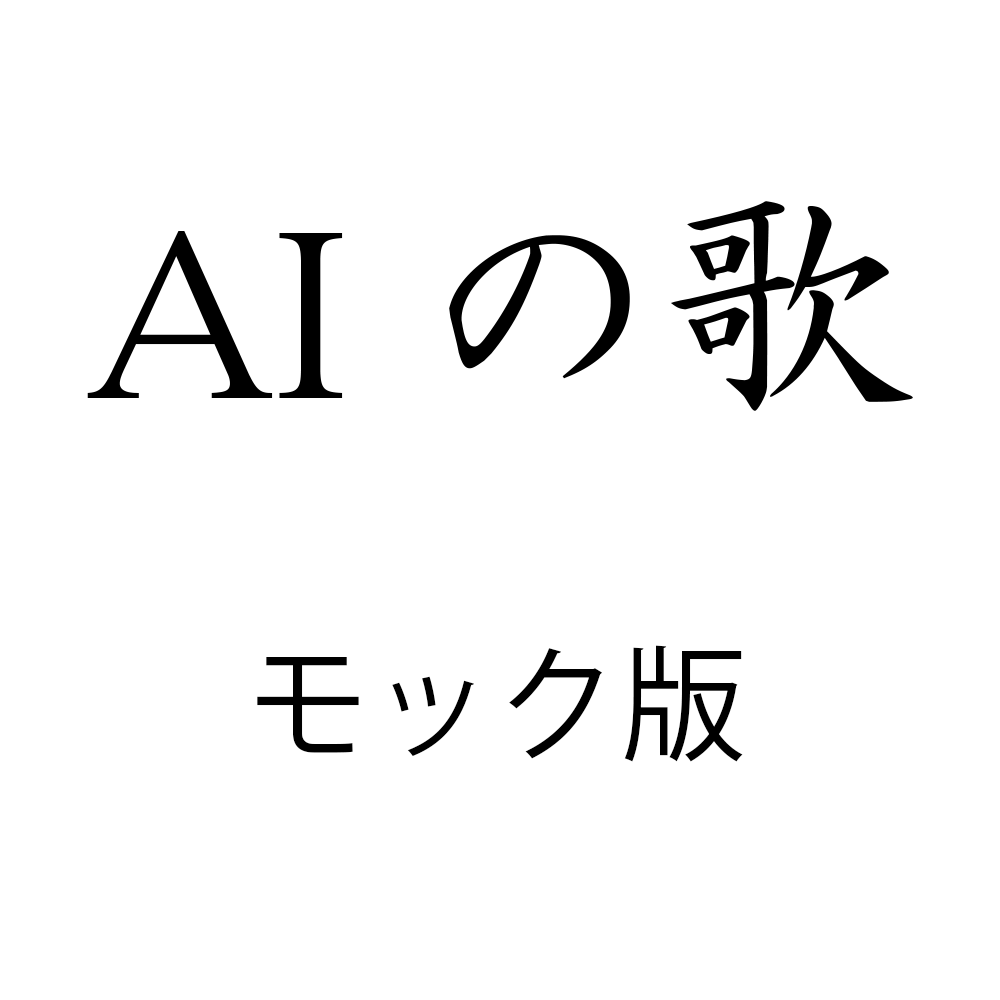
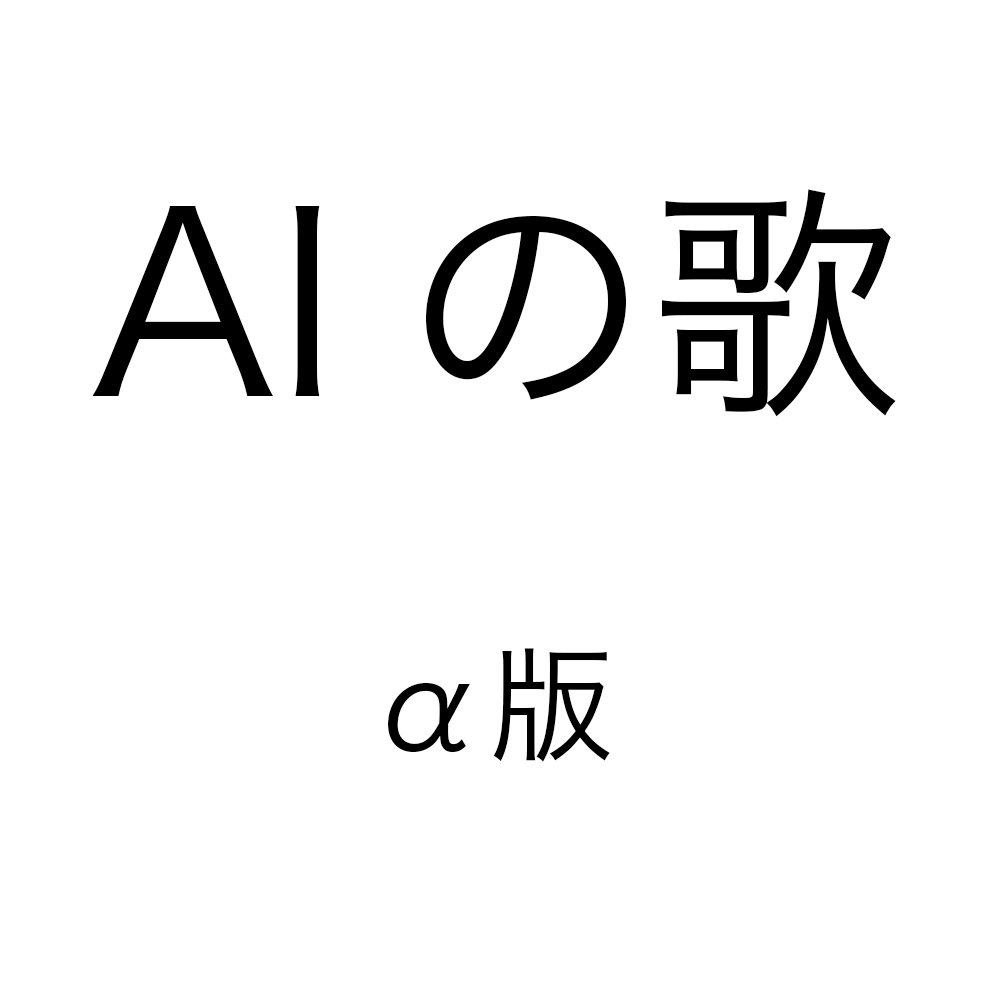
Layer changes from the first (1000, 1000) image to the second:
renamed "モック版" to "α版", painted on it over [257, 645, 743, 762]
painted on "AIの歌" over [87, 189, 913, 417]
